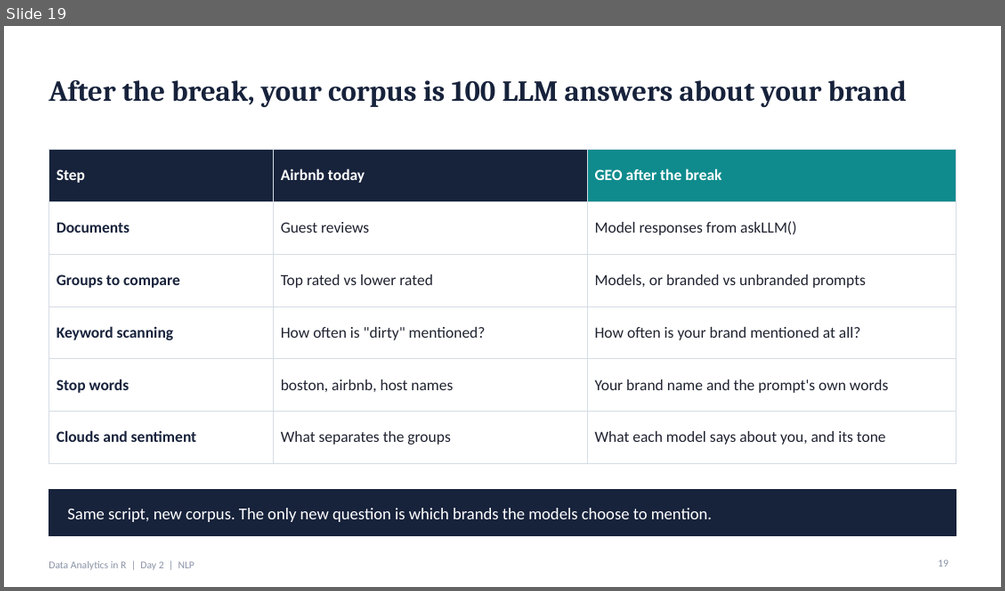
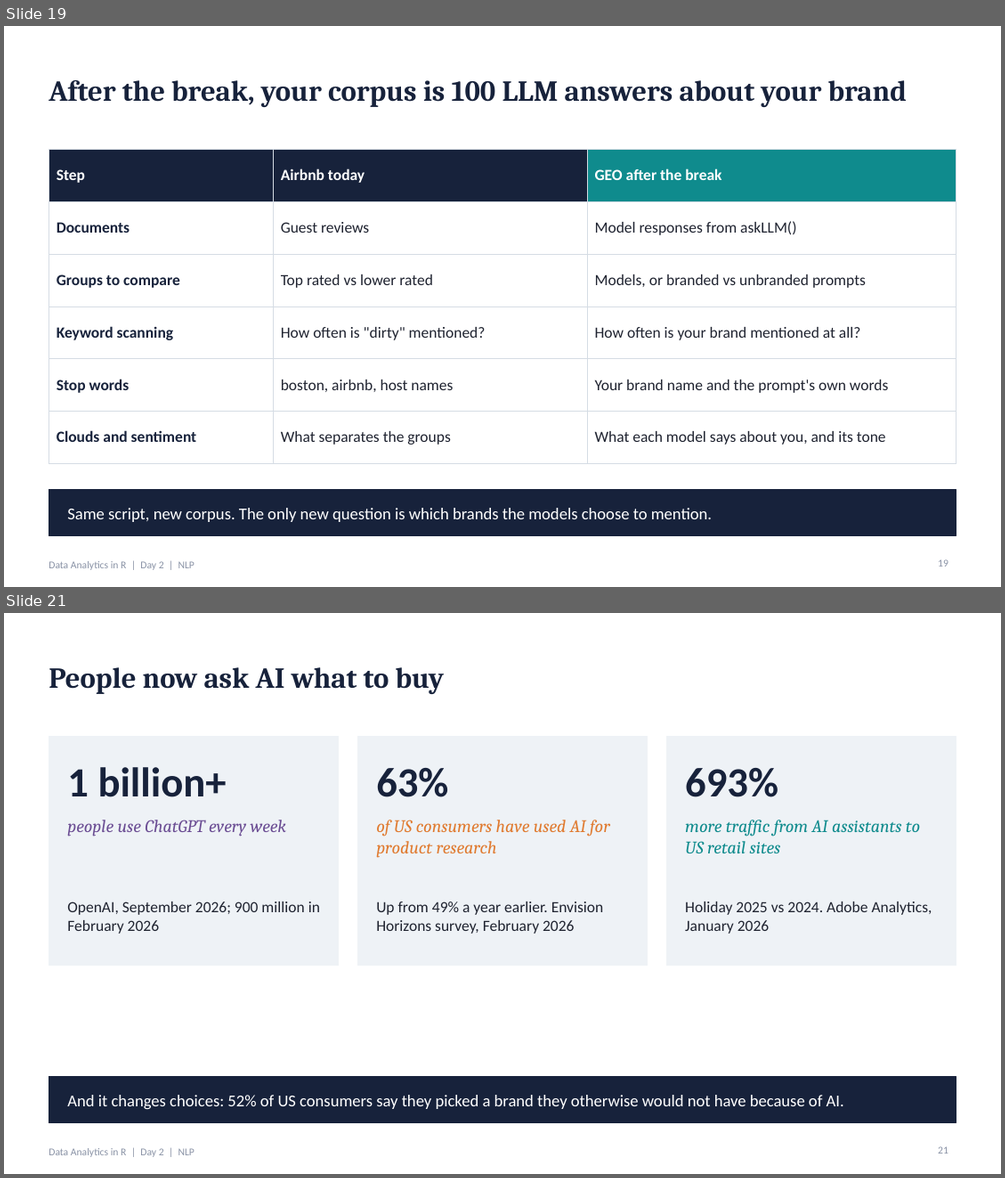
Before and after one commit to kwartler/Vienna_Dec_26, a slide deck: lessons/day2/F_nlp_bag_of_words.pptx. Shown one above the other, each under a label of ours: slide 19 before the commit, slides 19 and 21 after it; the slides between them are not shown. The pictures are 1005x591 and 1005x1178 pixels, drawn with LibreOffice and Linux fonts; fonts in the diff are those of the drawing. Boxes give left, top, right and bottom in pixels: in the first picture for what was removed or moved away, otherwise in the second. Text is boxed around its words. In the diff, an @@ line names an element or a change of style, - is before the commit and + after.

```diff
--- a/lessons/day2/F_nlp_bag_of_words.pptx
+++ b/lessons/day2/F_nlp_bag_of_words.pptx
@@ slide 21 added at (4, 613, 1001, 1174), background #FFFFFF; not listed: 1 template element that a slide beside it also shows @@
@@ title added at (48, 667, 445, 694), 28 pt, text #17223B, bold @@
+People now ask AI what to buy
@@ rectangle added at (48, 737, 339, 965), fill #EEF2F6, outline #EEF2F6 1 pt @@
@@ rectangle added at (357, 737, 647, 965), fill #EEF2F6, outline #EEF2F6 1 pt @@
@@ rectangle added at (666, 737, 956, 965), fill #EEF2F6, outline #EEF2F6 1 pt @@
@@ text added at (67, 767, 226, 797), 40 pt, text #17223B, bold @@
+1 billion+
@@ text added at (376, 768, 448, 797), 40 pt, text #17223B, bold @@
+63%
@@ text added at (685, 768, 778, 797), 40 pt, text #17223B, bold @@
+693%
@@ text added at (67, 819, 286, 836), 17 pt, text #6A4C93, italic @@
+people use ChatGPT every week
@@ text added at (376, 819, 610, 858), 17 pt, text #E07A2F, italic @@
+of US consumers have used AI for product research
@@ text added at (685, 819, 920, 853), 17 pt, text #0F8B8D, italic @@
+more traffic from AI assistants to US retail sites
@@ text added at (67, 901, 320, 933), 15 pt, text #1F2330 @@
+OpenAI, September 2026; 900 million in February 2026
@@ text added at (376, 901, 604, 933), 15 pt, text #1F2330 @@
+Up from 49% a year earlier. Envision Horizons survey, February 2026
@@ text added at (685, 901, 932, 933), 15 pt, text #1F2330 @@
+Holiday 2025 vs 2024. Adobe Analytics, January 2026
@@ rectangle added at (48, 1077, 956, 1123), fill #17223B, outline #17223B 1 pt @@
@@ text added at (67, 1094, 844, 1109), 16 pt, text #FFFFFF @@
+And it changes choices: 52% of US consumers say they picked a brand they otherwise would not have because of AI.
@@ page number added at (938, 1146, 948, 1153), 10 pt, text #8A93A6 @@
+21
```
Also in this commit, not shown: 4 slides changed, 4 other slides added.
